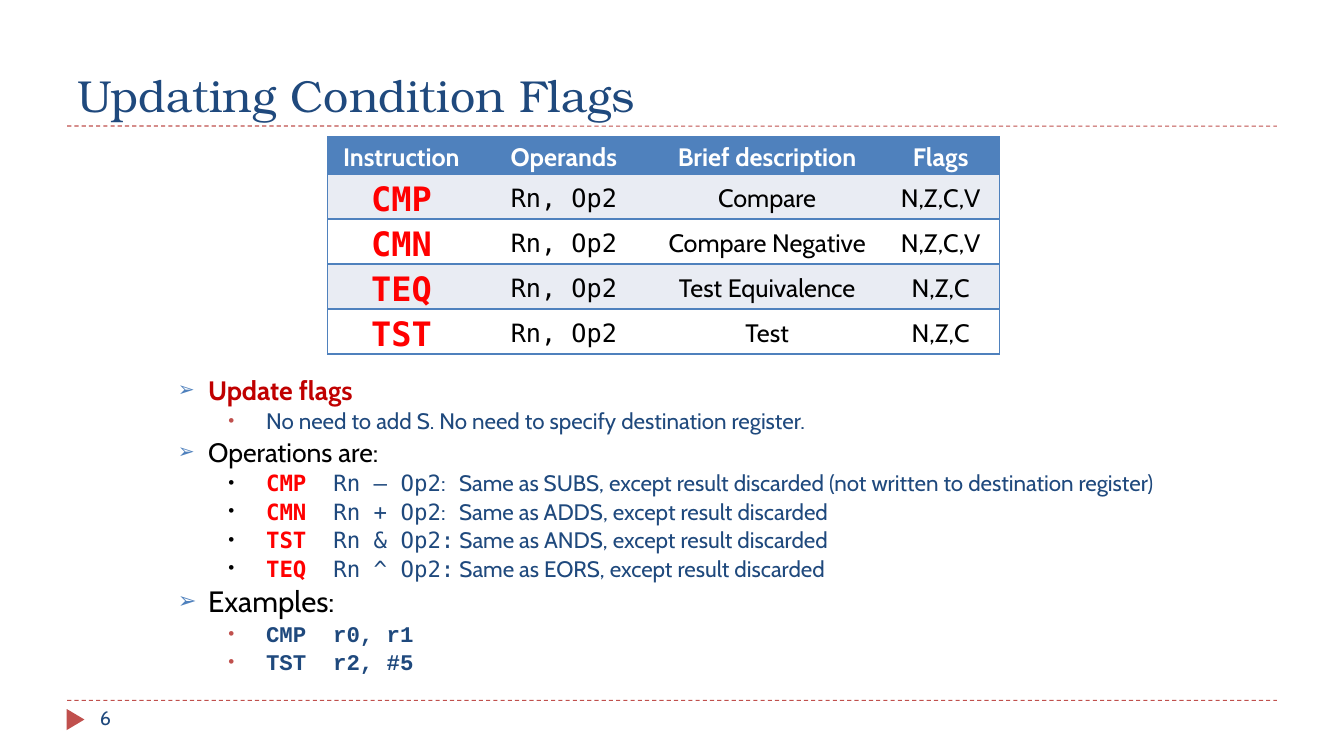
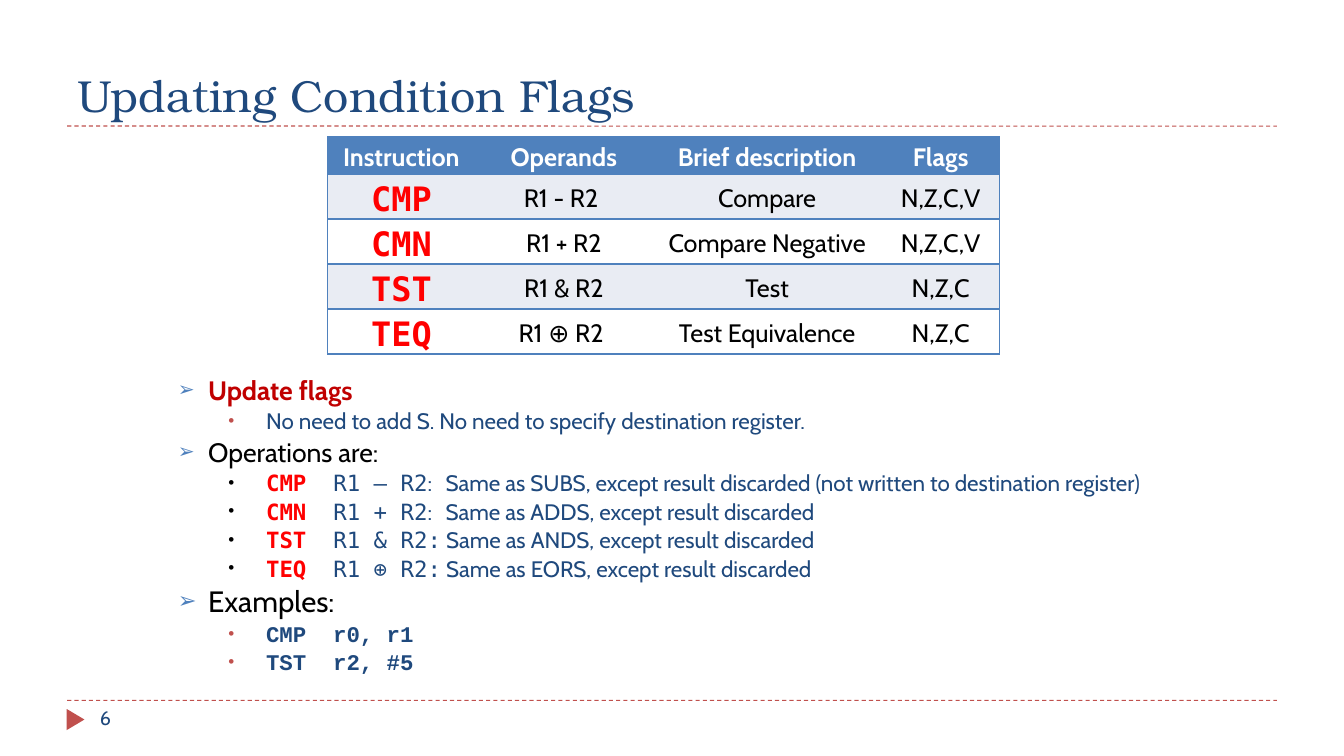
Before and after one commit to guhofstra/CSC111Fa25, a slide deck: slide 6 of PPTs/Ch6_ARM_Control_Flow.pptx. Drawn at 1344x756 pixels with LibreOffice and Linux fonts; fonts in the diff are those of the drawing. Boxes give left, top, right and bottom in pixels: in the first picture for what was removed or moved away, otherwise in the second. Text is boxed around its words. In the diff, an @@ line names an element or a change of style, - is before the commit and + after.

```diff
--- a/PPTs/Ch6_ARM_Control_Flow.pptx
+++ b/PPTs/Ch6_ARM_Control_Flow.pptx
@@ table at (x1=328, y1=137, x2=1000, y2=355) @@
-row 2, column 2: Rn, Op2
+row 2, column 2: R1 - R2
-row 3, column 2: Rn, Op2
+row 3, column 2: R1 + R2
-row 4: TEQ | Rn, Op2 | Test Equivalence | N,Z,C
+row 4: TST | R1 & R2 | Test | N,Z,C
-row 5: TST | Rn, Op2 | Test | N,Z,C
+row 5: TEQ | R1 ⊕ R2 | Test Equivalence | N,Z,C
@@ text at (x1=266, y1=474, x2=1140, y2=583): text changed @@
-  • CMP Rn – Op2: Same as SUBS, except result discarded (not written to destination register)
-  • CMN Rn + Op2: Same as ADDS, except result discarded
-  • TST Rn & Op2: Same as ANDS, except result discarded
-  • TEQ Rn ^ Op2: Same as EORS, except result discarded
+  • CMP R1 – R2: Same as SUBS, except result discarded (not written to destination register)
+  • CMN R1 + R2: Same as ADDS, except result discarded
+  • TST R1 & R2: Same as ANDS, except result discarded
+  • TEQ R1 ⊕ R2: Same as EORS, except result discarded
```
Also in this commit, not shown: 8 other slides changed, 1 slide added, 3 slides removed, 9 other files.
